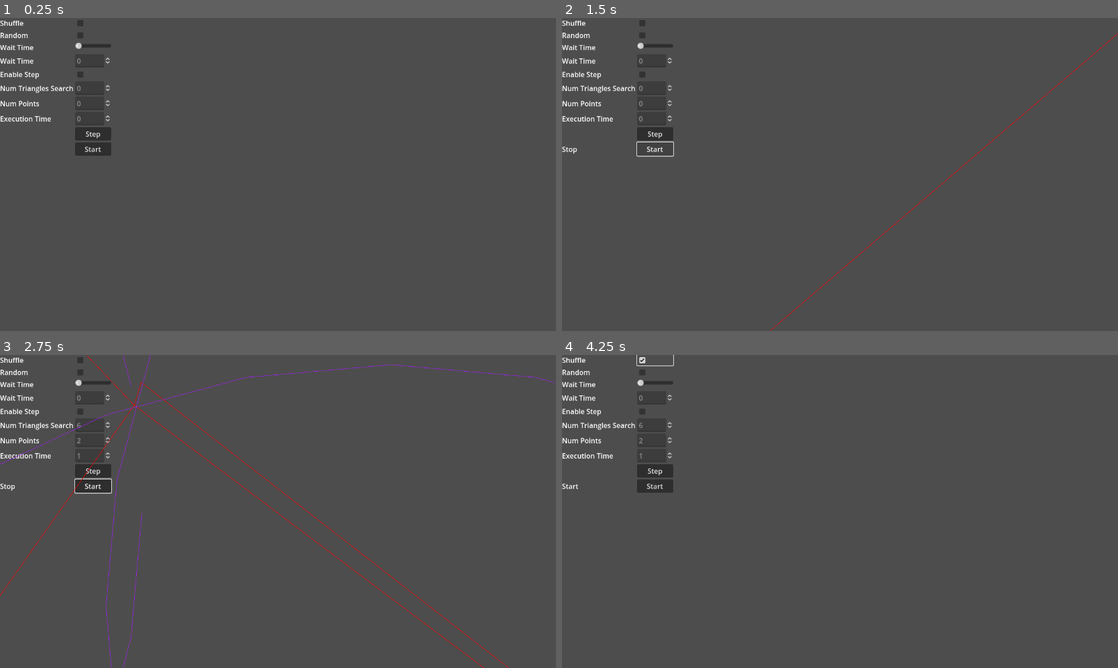
Above: before the commit, frames 1-4 (two rows, left to right).
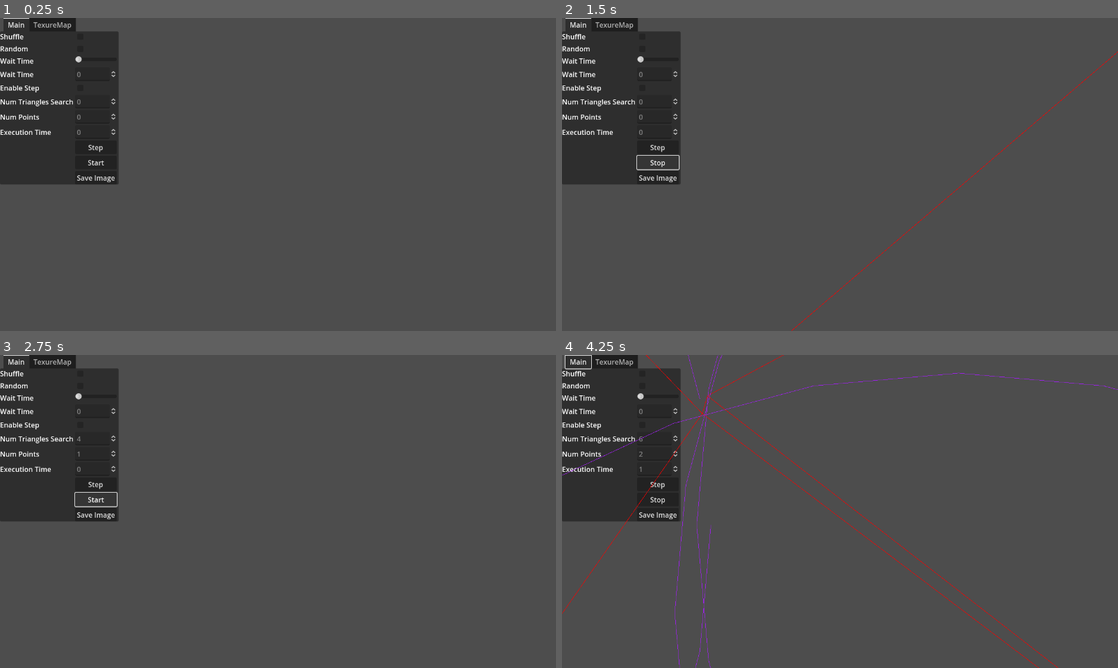
Above: after the commit, the same moments.

Repository: cospan/delaunay-visualizer
Game: Godot game, scene res://example.tscn
The game is run twice, just before and just after one commit, with the same random seed, the same clock (stepped at 60 frames per second) and the same inputs.
Inputs (mouse positions are in pixels of both pictures, inside the frame that each line leads up to):
- Up to frame 1 (0.25 s): no input
- Up to frame 2 (1.5 s): click (656, 177) at 0.5 s, where only the run after the commit has a clickable "Save Image"; click "Start" at 1.25 s
- Up to frame 3 (2.75 s): click (94, 498) at 2 s, where only the run after the commit has a clickable "Stop"
- Up to frame 4 (4.25 s): click "Start" at 2.75 s; click (656, 361) at 3.52 s

The runs differ from the first frame. In frame 1, 9.3% of the frame differs, in the area x 0-22%, y 0-54%; in frame 2, 9.6%; in frame 3, 9.9%; in frame 4, 10%, in the area x 0-100%, y 0-100%.

Commit message:
Able to save an procedural gen map
The problem is that it is inefficient in that it redraws all the
textures
Every single time, it should just draw the relevant textures.

Diff:
--- a/DelaunayAzgaar.gd
+++ b/DelaunayAzgaar.gd
@@ -120,11 +120,9 @@
     var m_bad_triangles: Array  = []
     var m_polygon: Array  = []
 
-
     func _init(rect: Rect2 = Rect2()):
         m_points = []
         set_rect(rect)
-
 
     func add_point(coor: Vector2, data) -> void:
         m_points.append(Point2.new(coor, data))
@@ -180,26 +178,26 @@
 
         return triangulation
 
-    var debug_triangulation: Array = []
+    var m_triangles: Array = []
     func triangulate_debug_init():
-        debug_triangulation.clear()
+        m_triangles.clear()
         m_points.clear()
         if !(m_rect.has_area()):
             set_rect(calc_rect(m_points))
 
-        debug_triangulation.append(m_rect_super_triangle1)
-        debug_triangulation.append(m_rect_super_triangle2)
+        m_triangles.append(m_rect_super_triangle1)
+        m_triangles.append(m_rect_super_triangle2)
 
     func triangulate_debug_1_find_bad_triangles_from_point(point:Point2) -> Array:
         m_bad_triangles.clear()
         m_polygon.clear()
         m_points.append(point)
-        _find_bad_triangles(point, debug_triangulation, m_bad_triangles)
+        _find_bad_triangles(point, m_triangles, m_bad_triangles)
         return m_bad_triangles
 
     func triangulate_debug_2_make_outer_polygon() -> Array:
         for bad_tirangle in m_bad_triangles:
-            debug_triangulation.erase(bad_tirangle)
+            m_triangles.erase(bad_tirangle)
 
         _make_outer_polygon(m_bad_triangles, m_polygon)
         return m_polygon
@@ -207,8 +205,8 @@
     func triangulate_debug_3_finalize_triangle(point:Point2) -> Array:
         for edge in m_polygon:
             var triangle = Triangle.new(point, edge.a, edge.b)
-            debug_triangulation.append(triangle)
-        return debug_triangulation
+            m_triangles.append(triangle)
+        return m_triangles
 
     ##############################################################################
     # Private Functions
--- a/DictProperty.gd
+++ b/DictProperty.gd
@@ -23,7 +23,7 @@
         add_child(label)
         match property_dict[key]["type"]:
             "Button":
-                print ("Button")
+                #print ("Button")
                 label.text = ""
                 var prop = Button.new()
                 prop.text = property_dict[key]["name"]
@@ -31,14 +31,14 @@
                 m_widget_dict[key] = {"type": property_dict[key]["type"], "label": label, "widget": prop}
                 prop.connect("pressed", func() : _property_update(key, true))
             "CheckBox":
-                print ("BOOL")
+                #print ("BOOL")
                 var prop = CheckBox.new()
                 prop.button_pressed = property_dict[key]["value"]
                 add_child(prop)
                 m_widget_dict[key] = {"type": property_dict[key]["type"], "label": label, "widget": prop}
                 prop.connect("pressed", func() : _property_update(key, prop.button_pressed))
             "SpinBox":
-                print("FLOAT")
+                #print("FLOAT")
                 var prop = SpinBox.new()
                 prop.min_value = property_dict[key]["min"]
                 prop.max_value = property_dict[key]["max"]
@@ -53,7 +53,7 @@
                 m_widget_dict[key] = {"type": property_dict[key]["type"], "label": label, "widget": prop}
                 prop.connect("value_changed", func(_val) : _property_update(key, _val))
             "HSlider":
-                print("FLOAT")
+                #print("FLOAT")
                 var prop = HSlider.new()
                 prop.min_value = property_dict[key]["min"]
                 prop.max_value = property_dict[key]["max"]
@@ -66,7 +66,7 @@
                 m_widget_dict[key] = {"type": property_dict[key]["type"], "label": label, "widget": prop}
                 prop.connect("value_changed", func(_val) : _property_update(key, _val))
             "LineEdit":
-                print("STRING")
+                #print("STRING")
                 var prop = LineEdit.new()
                 prop.text = property_dict[key]["value"]
                 if "readonly" in property_dict[key]:
@@ -93,6 +93,8 @@
             m_widget_dict[n]["widget"].text = value
         "HSlider":
             m_widget_dict[n]["widget"].value = value
+        "Button":
+            m_widget_dict[n]["widget"].text = value
 
 func _property_update(property_name, property_value):
     property_changed.emit(property_name, property_value)
--- /dev/null
+++ b/delaunay_texture_map.gd
@@ -0,0 +1,122 @@
+extends TextureRect
+
+class_name DelaunayTextureRect
+
+var m_delaunay:AzgaarDelaunay.Delaunay
+var m_image:Image
+#@onready var m_sub_viewport:SubViewport = $SubViewportContainer/SubViewport
+var m_sub_viewport:SubViewport
+var m_sub_viewport_container:SubViewportContainer
+var m_viewport_texture:ViewportTexture
+
+# Called when the node enters the scene tree for the first time.
+func _ready():
+    #m_sub_viewport = $SubViewportContainer/SubViewport
+    #m_sub_viewport.size = get_viewport_rect().size
+    pass
+
+func save_image(_path):
+    if m_sub_viewport == null:
+        return
+    if m_sub_viewport.get_child_count() > 0:
+        for child in m_sub_viewport.get_children():
+            child.queue_free()
+
+    var points = PackedVector2Array()
+    var colour = Color.hex(0x000000FE)
+    var r = Rect2(Vector2(), m_sub_viewport.size)
+    points = [Vector2(0, 0), Vector2(0, r.end.y), Vector2(r.end.x, r.end.y), Vector2(r.end.x, 0)]
+    var p = Polygon2D.new()
+    p.polygon = points
+    p.color = colour
+    m_sub_viewport.add_child(p)
+
+    for i in range(len(m_delaunay.m_triangles)):
+        var triangle = m_delaunay.m_triangles[i]
+        if m_delaunay.is_border_triangle(triangle):
+            continue
+        points = [triangle.a.v, triangle.b.v, triangle.c.v]
+        colour = [Color.hex(0x000000FF | (i << 8))]
+        p = Polygon2D.new()
+        p.polygon = points
+        p.color = Color.hex(0x000000FF | (i << 8))
+        m_sub_viewport.add_child(p)
+
+    #m_image = get_viewport().get_texture().get_image()
+    m_image = m_sub_viewport.get_texture().get_image()
+    #m_image = get_texture().get_image()
+    await RenderingServer.frame_post_draw
+    m_image.save_png(_path)
+
+func initialize(delaunay:AzgaarDelaunay.Delaunay, image_size:Vector2i):
+    m_delaunay = delaunay
+    m_image = Image.create(image_size.x, image_size.y, false, Image.FORMAT_RGBA8)
+    m_image.fill(Color.hex(0x000000FE))
+    texture = ImageTexture.create_from_image(m_image)
+
+    # Sub Viewport Container
+    m_sub_viewport_container = SubViewportContainer.new()
+    add_child(m_sub_viewport_container)
+
+    # Sub Viewport
+    m_sub_viewport = SubViewport.new()
+    m_sub_viewport.size = image_size
+    m_sub_viewport.disable_3d = true
+    m_sub_viewport.render_target_update_mode = SubViewport.UPDATE_ALWAYS
+    m_sub_viewport.size = image_size
+    m_sub_viewport_container.add_child(m_sub_viewport)
+
+
+func triangles_updated():
+    if m_sub_viewport == null:
+        return
+    if m_sub_viewport.get_child_count() > 0:
+        for child in m_sub_viewport.get_children():
+            child.queue_free()
+
+    var points = PackedVector2Array()
+    var colour = Color.hex(0x000000FE)
+    var r = Rect2(Vector2(), m_sub_viewport.size)
+    points = [Vector2(0, 0), Vector2(0, r.end.y), Vector2(r.end.x, r.end.y), Vector2(r.end.x, 0)]
+    var p = Polygon2D.new()
+    p.polygon = points
+    p.color = colour
+    m_sub_viewport.add_child(p)
+
+    for i in range(len(m_delaunay.m_triangles)):
+        var triangle = m_delaunay.m_triangles[i]
+        if m_delaunay.is_border_triangle(triangle):
+            continue
+        points = [triangle.a.v, triangle.b.v, triangle.c.v]
+        colour = [Color.hex(0x000000FF | (i << 8))]
+        p = Polygon2D.new()
+        p.polygon = points
+        p.color = Color.hex(0x000000FF | (i << 8))
+        m_sub_viewport.add_child(p)
+    #    draw_polygon(points, colour, PackedVector2Array(), texture)
+    #    #texture.draw(points.get_id(), Vector2(0, 0), colour, false)
+    queue_redraw()
+
+func get_index_from_color(_colour):
+    return (_colour >> 8) & 0xFFFFFF
+
+func redraw(_value):
+    queue_redraw()
+
+func _draw():
+    var points = PackedVector2Array()
+    var colour = PackedColorArray()
+    #var r = get_viewport_rect()
+    #points = [Vector2(0, 0), Vector2(0, r.end.y), Vector2(r.end.x, r.end.y), Vector2(r.end.x, 0)]
+    #colour = [Color.hex(0x000000FE)]
+    #draw_polygon(points, colour)
+    for i in range(len(m_delaunay.m_triangles)):
+        var triangle = m_delaunay.m_triangles[i]
+        if m_delaunay.is_border_triangle(triangle):
+            continue
+        points = PackedVector2Array()
+        colour = PackedColorArray()
+        points = [triangle.a.v, triangle.b.v, triangle.c.v]
+        colour = [Color.hex(0x000000FF | (i << 8))]
+        #draw_polygon(points, colour, PackedVector2Array(), texture)
+        draw_polygon(points, colour)
--- /dev/null
+++ b/delaunay_texture_map.tscn
@@ -0,0 +1,11 @@
+[gd_scene load_steps=2 format=3 uid="uid://7yrgf22m310v"]
+
+[ext_resource type="Script" path="res://delaunay_texture_map.gd" id="1_kgxdu"]
+
+[node name="DelaunayTextureMap" type="TextureRect"]
+offset_right = 40.0
+offset_bottom = 40.0
+size_flags_horizontal = 3
+size_flags_vertical = 3
+expand_mode = 3
+script = ExtResource("1_kgxdu")
--- a/example.gd
+++ b/example.gd
@@ -5,6 +5,7 @@
 @export var WAIT_TIME = 0.2
 @onready var debug_timer = $DebugTimer
 @onready var execute_timer = $ExecuteTimer
+@onready var delaunay_texture_map = $TabContainer/TexureMap
 
 var panel
 var m_dict_property
@@ -44,9 +45,10 @@
     d["execution_time"] = {"type": "SpinBox", "min": 0.0, "max": 100000.0, "value": 0.0, "name": "Execution Time", "readonly": true} # execution time
     d["step_button"] = {"type": "Button", "name": "Step"} # step
     d["start_stop_button"] = {"type": "Button", "name": "Start"} # start triangulation
-
-    panel = $HBox/Panel
-    m_dict_property = $HBox/DictProperty
+    d["save_image"] = {"type": "Button", "name": "Save Image"} # save image
+
+    panel = $TabContainer/Main/Panel
+    m_dict_property = $TabContainer/Main/DictProperty
     m_dict_property.update_dict(d)
     initialize()
     m_state = STATE.RESET
@@ -63,6 +65,7 @@
     execute_timer.start(1.0)
 
     delaunay = AzgaarDelaunay.Delaunay.new(get_viewport_rect())
+    delaunay_texture_map.initialize(delaunay, Vector2i(get_viewport_rect().size))
     m_points.clear()
     var width = (get_viewport_rect().size.x * 0.8)
     var height = (get_viewport_rect().size.y * 0.8)
@@ -103,6 +106,7 @@
                 debug_timer.start(WAIT_TIME)
         STATE.FINALIZE_TRIANGLE:
             m_curr_triangles = delaunay.triangulate_debug_3_finalize_triangle(m_points[m_point_index])
+            delaunay_texture_map.triangles_updated()
             m_point_index += 1
             for triangle in m_prev_triangles:
                 triangle.queue_free()
@@ -115,7 +119,7 @@
             else:
                 m_next_state = STATE.DONE
             m_dict_property.set_value("num_points", len(delaunay.m_points))
-            m_dict_property.set_value("num_triangle_search", len(delaunay.debug_triangulation))
+            m_dict_property.set_value("num_triangle_search", len(delaunay.m_triangles))
             if !m_enable_step:
                 debug_timer.start(WAIT_TIME)
 
@@ -219,20 +223,22 @@
             m_shuffle_flag = property_value
         "start_stop_button":
             if m_state == STATE.RESET:
-                m_dict_property.set_label("start_stop_button", "Stop")
                 initialize()
+                m_dict_property.set_value("start_stop_button", "Stop")
                 m_dict_property.set_value("num_triangle_search", 0)
                 m_dict_property.set_value("num_points", 0)
                 m_state = STATE.INIT
                 m_next_state = STATE.INIT
             else:
-                m_dict_property.set_label("start_stop_button", "Start")
+                m_dict_property.set_value("start_stop_button", "Start")
                 execute_timer.stop()
                 m_state = STATE.RESET
                 m_next_state = STATE.RESET
         "wait_time":
             WAIT_TIME = property_value
             m_dict_property.set_value("wait_time_read_only", property_value)
+        "save_image":
+            delaunay_texture_map.save_image("test.png")
         _:
             pass
 
--- a/example.tscn
+++ b/example.tscn
@@ -1,7 +1,8 @@
-[gd_scene load_steps=3 format=3 uid="uid://cgrr2rg42dji2"]
+[gd_scene load_steps=4 format=3 uid="uid://cgrr2rg42dji2"]
 
 [ext_resource type="Script" path="res://example.gd" id="1_73cfq"]
 [ext_resource type="Script" path="res://DictProperty.gd" id="2_m6gcw"]
+[ext_resource type="Script" path="res://delaunay_texture_map.gd" id="3_shmbq"]
 
 [node name="example" type="Node2D"]
 script = ExtResource("1_73cfq")
@@ -12,17 +13,27 @@
 
 [node name="ExecuteTimer" type="Timer" parent="."]
 
-[node name="HBox" type="HBoxContainer" parent="."]
+[node name="TabContainer" type="TabContainer" parent="."]
 offset_right = 40.0
 offset_bottom = 40.0
+clip_tabs = false
 
-[node name="DictProperty" type="GridContainer" parent="HBox"]
+[node name="Main" type="HBoxContainer" parent="TabContainer"]
+layout_mode = 2
+
+[node name="DictProperty" type="GridContainer" parent="TabContainer/Main"]
 layout_mode = 2
 script = ExtResource("2_m6gcw")
 
-[node name="Panel" type="Panel" parent="HBox"]
+[node name="Panel" type="Panel" parent="TabContainer/Main"]
 layout_mode = 2
+
+[node name="TexureMap" type="TextureRect" parent="TabContainer"]
+visible = false
+layout_mode = 2
+size_flags_vertical = 3
+script = ExtResource("3_shmbq")
 
 [connection signal="timeout" from="DebugTimer" to="." method="_on_debug_timer_timeout"]
 [connection signal="timeout" from="ExecuteTimer" to="." method="_on_execute_timer_timeout"]
-[connection signal="property_changed" from="HBox/DictProperty" to="." method="_on_dict_property_property_changed"]
+[connection signal="property_changed" from="TabContainer/Main/DictProperty" to="." method="_on_dict_property_property_changed"]
Not shown, added: .gitattributes
Not shown, added: .gitignore
